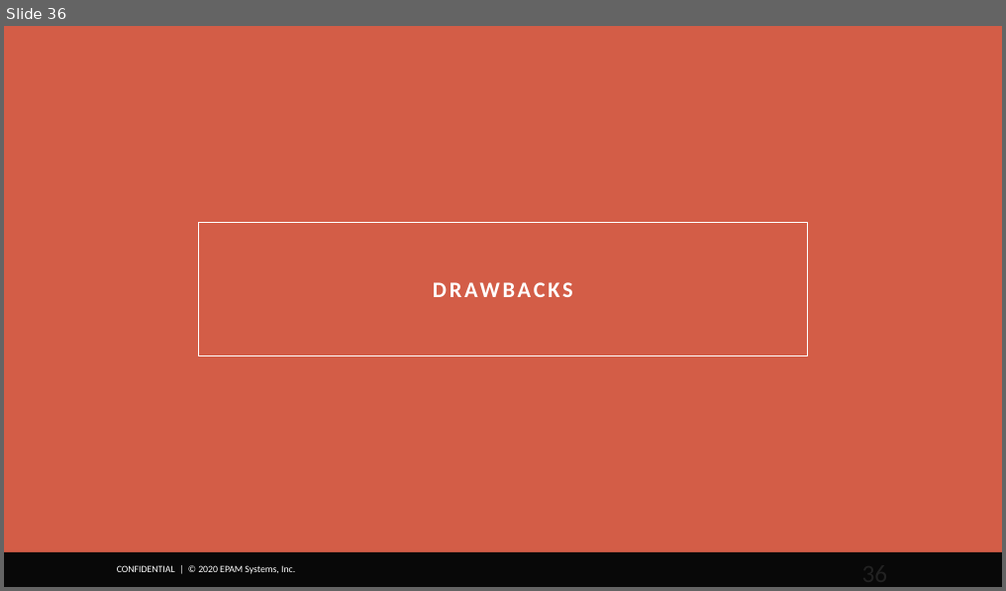
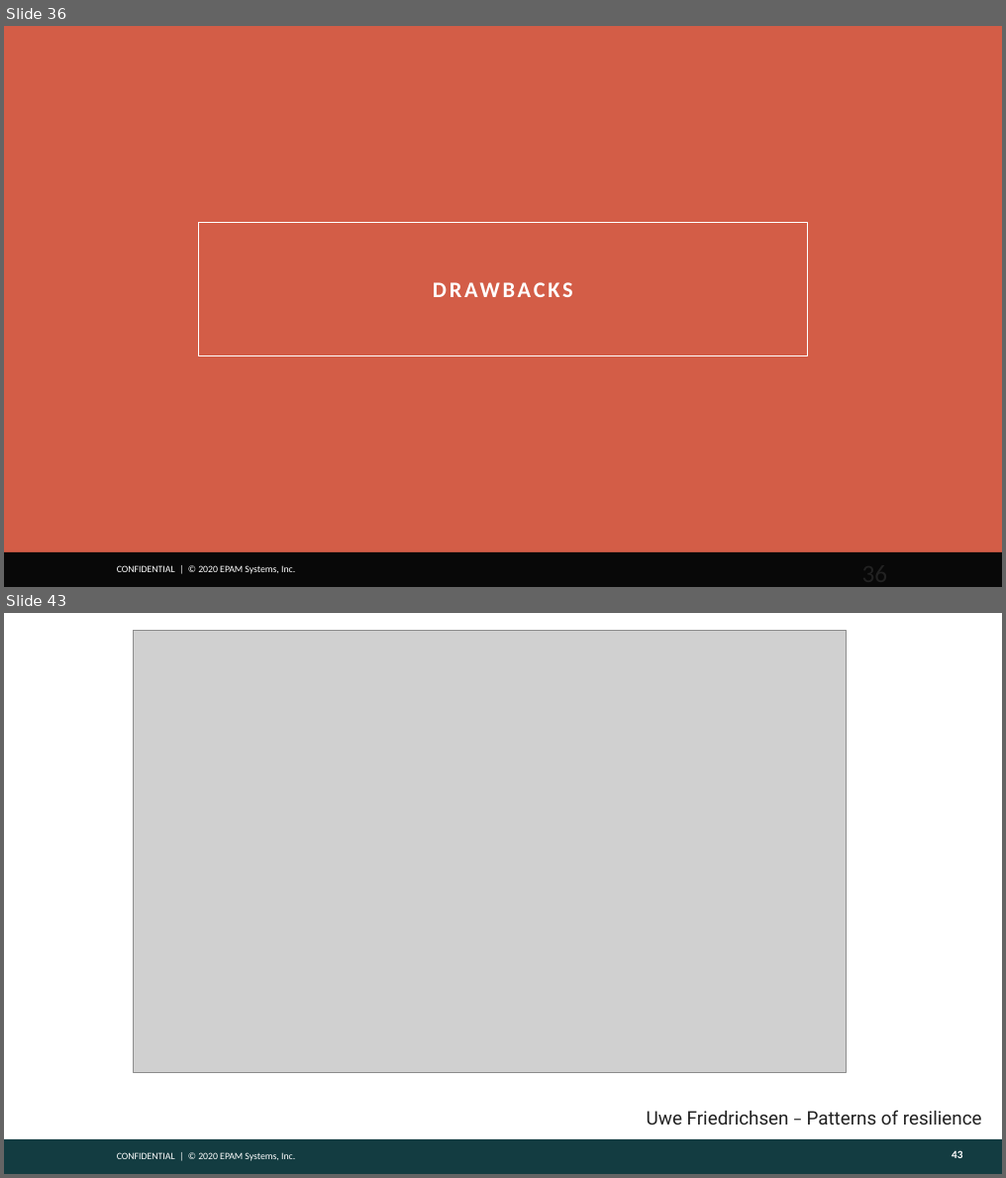
Before and after one commit to gitaroktato/introduction-to-microservices, a slide deck: lecture_2_monolith_vs_microservices.pptx. Shown one above the other, each under a label of ours: slide 36 before the commit, slides 36 and 43 after it; the slides between them are not shown. The pictures are 1006x591 and 1006x1178 pixels, drawn with LibreOffice and Linux fonts; fonts in the diff are those of the drawing; grey boxes stand for pictures; background and template pictures are left out. Boxes give left, top, right and bottom in pixels: in the first picture for what was removed or moved away, otherwise in the second. Text is boxed around its words. In the diff, an @@ line names an element or a change of style, - is before the commit and + after.

```diff
--- a/lecture_2_monolith_vs_microservices.pptx
+++ b/lecture_2_monolith_vs_microservices.pptx
@@ slide 43 added at box(4, 613, 1002, 1174), background #FFFFFF; not listed: 1 template element that a slide beside it also shows @@
@@ picture added at box(134, 630, 847, 1072) @@
@@ text added at box(647, 1110, 982, 1125), 13.5 pt, text #222222 @@
+Uwe Friedrichsen – Patterns of resilience
@@ rectangle added at box(4, 1140, 1002, 1174), fill #133C41 @@
@@ page number added at box(951, 1151, 962, 1158), 8 pt, text #FEFEFE, bold @@
+43
```
Also in this commit, not shown: 8 other slides added.
